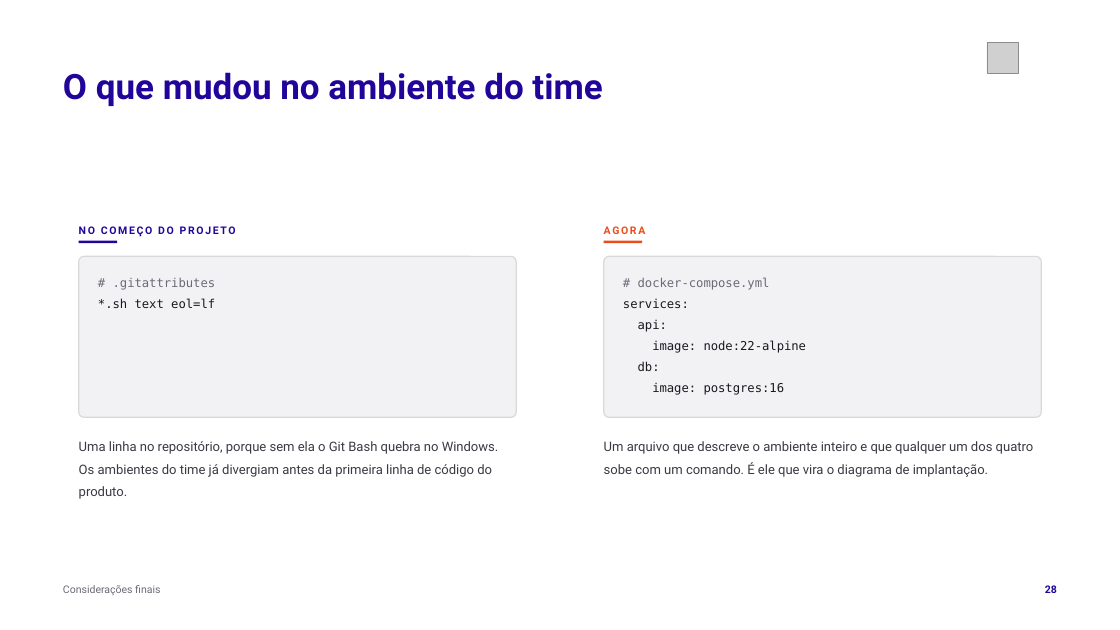
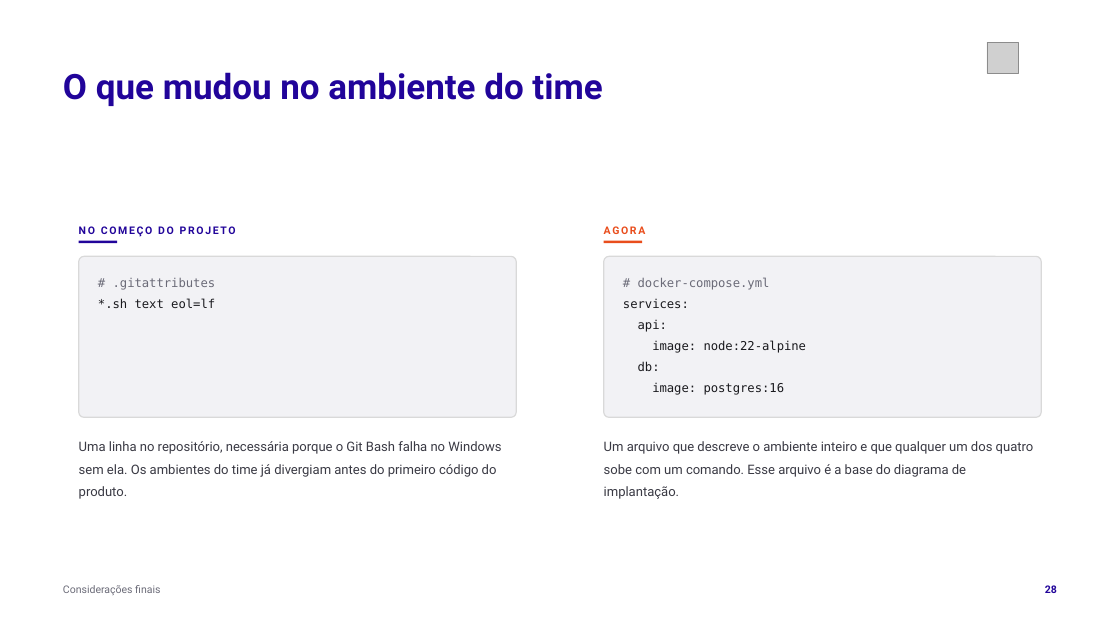
Before and after one commit to tcpassos/invite-app, a slide deck: slide 28 of trabalhos/T1-Docker-Invite-People.pptx. Drawn at 1120x630 pixels with LibreOffice and Linux fonts; fonts in the diff are those of the drawing; grey boxes stand for pictures. Boxes give left, top, right and bottom in pixels: in the first picture for what was removed or moved away, otherwise in the second. Text is boxed around its words. In the diff, an @@ line names an element or a change of style, - is before the commit and + after.

```diff
--- a/trabalhos/T1-Docker-Invite-People.pptx
+++ b/trabalhos/T1-Docker-Invite-People.pptx
@@ text at (79, 441, 501, 499): text changed @@
-Uma linha no repositório, porque sem ela o Git Bash quebra no Windows. Os ambientes do time já divergiam antes da primeira linha de código do produto.
+Uma linha no repositório, necessária porque o Git Bash falha no Windows sem ela. Os ambientes do time já divergiam antes do primeiro código do produto.
@@ text at (604, 441, 1034, 499): text changed @@
-Um arquivo que descreve o ambiente inteiro e que qualquer um dos quatro sobe com um comando. É ele que vira o diagrama de implantação.
+Um arquivo que descreve o ambiente inteiro e que qualquer um dos quatro sobe com um comando. Esse arquivo é a base do diagrama de implantação.
```
Also in this commit, not shown: 20 other slides changed, 20 other files.
